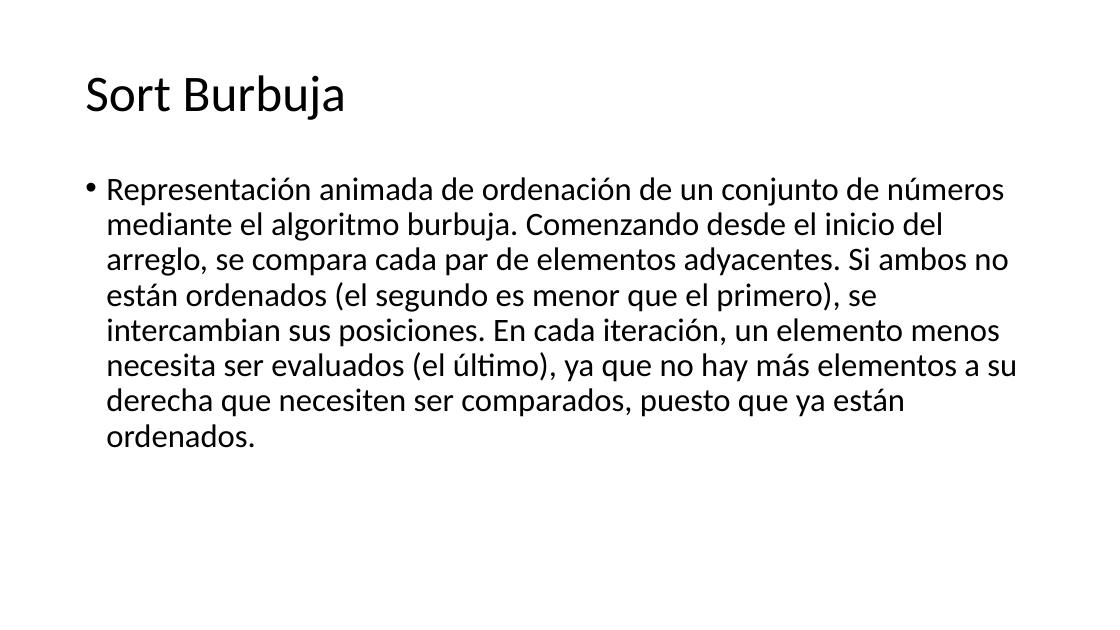
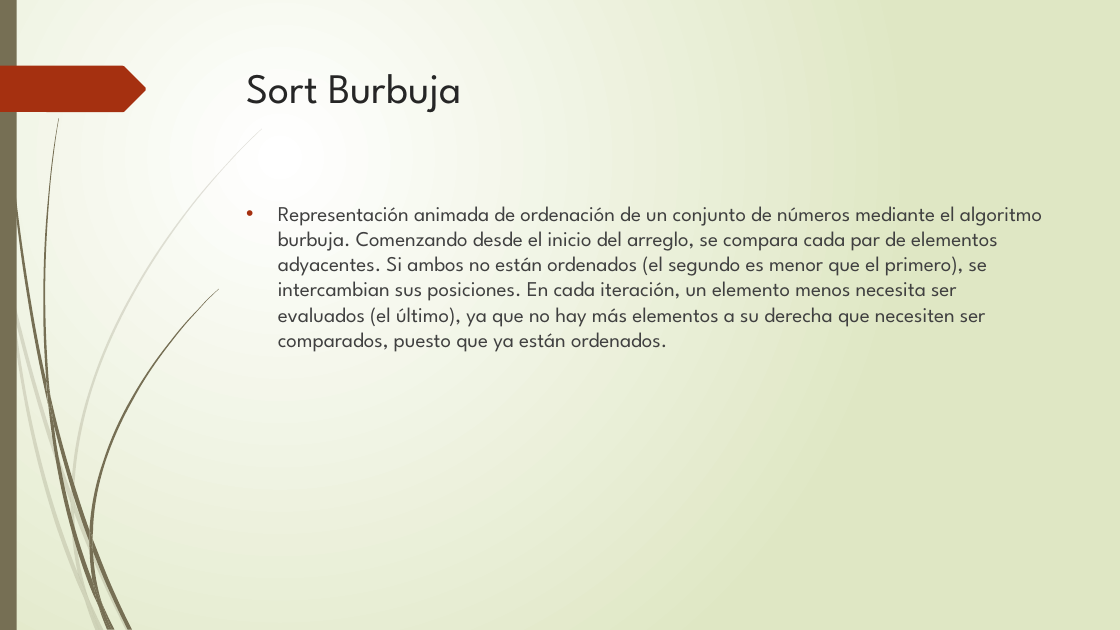
Before and after one commit to ParalelaUnsaac/G4-2020-1, a slide deck: slide 2 of 21.10/SORTS.pptx. Drawn at 1120x630 pixels with LibreOffice and Linux fonts; fonts in the diff are those of the drawing. Boxes give left, top, right and bottom in pixels: in the first picture for what was removed or moved away, otherwise in the second. Text is boxed around its words. In the diff, an @@ line names an element or a change of style, - is before the commit and + after.

```diff
--- a/21.10/SORTS.pptx
+++ b/21.10/SORTS.pptx
@@ background #FFFFFF to gradient #FFFFFF to #DFE8C4 @@
@@ rectangle added at box(0, 0, 17, 630), fill #766F54 @@
@@ title "Sort Burbuja": place and size @@
-title "Sort Burbuja" at box(85, 75, 346, 120)
+title "Sort Burbuja" at box(247, 74, 461, 113)
@@ title "Sort Burbuja" at box(247, 74, 461, 113): size 44 to 36 pt, font Calibri to League Spartan, text colour #000000 to #262626; line spacing 0.9 to 1; vertical alignment middle to top @@
@@ freeform shape added at box(0, 66, 146, 112), fill #A53010 @@
@@ text "Representación animada de ordenación de ...": place and size @@
-text "Representación animada de ordenación de ..." at box(106, 177, 1017, 448)
+text "Representación animada de ordenación de ..." at box(278, 206, 1042, 352)
@@ text "Representación animada de ordenación de ..." at box(278, 206, 1042, 352): size 28 to 18 pt, font Calibri to League Spartan, text colour #000000 to #404040; indent changed; line spacing 0.9 to 1 @@
@@ group added at box(0, 129, 262, 630): 10 freeform shapes @@
@@ group added at box(3, 0, 218, 630): 12 freeform shapes @@
```
Also in this commit, not shown: 3 other slides changed, 4 slides added, 3 slides removed.
